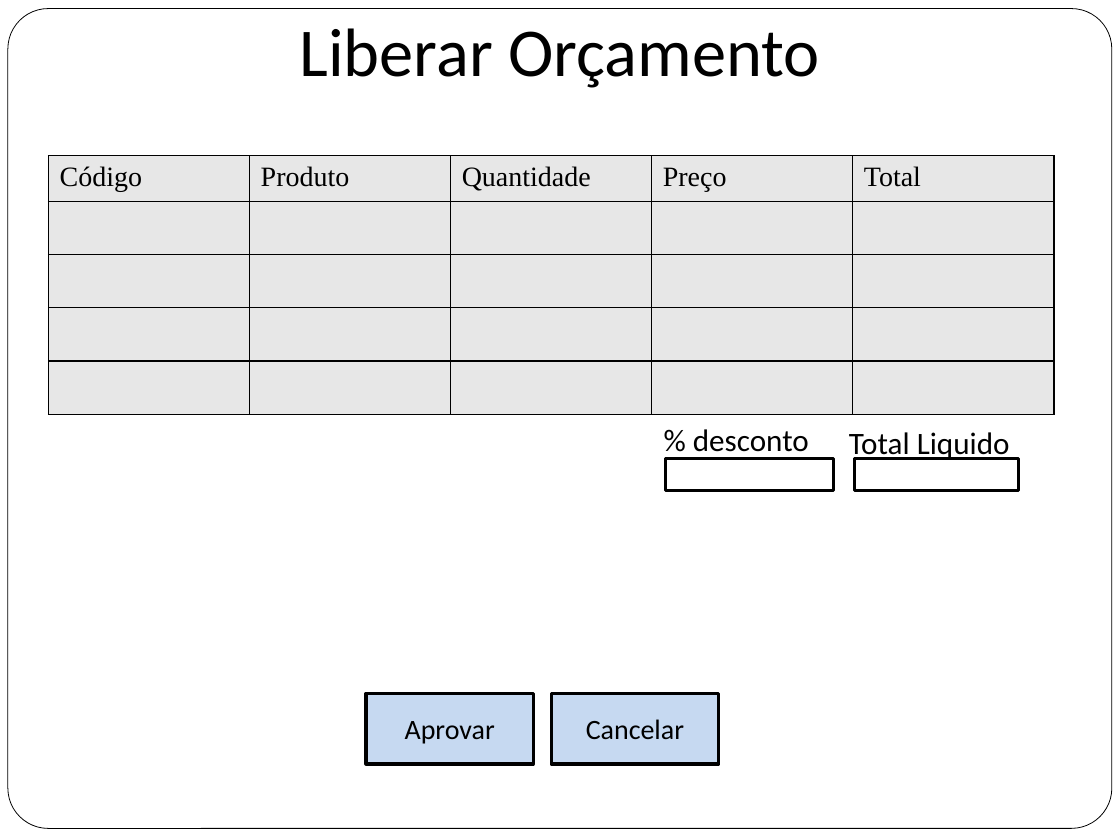
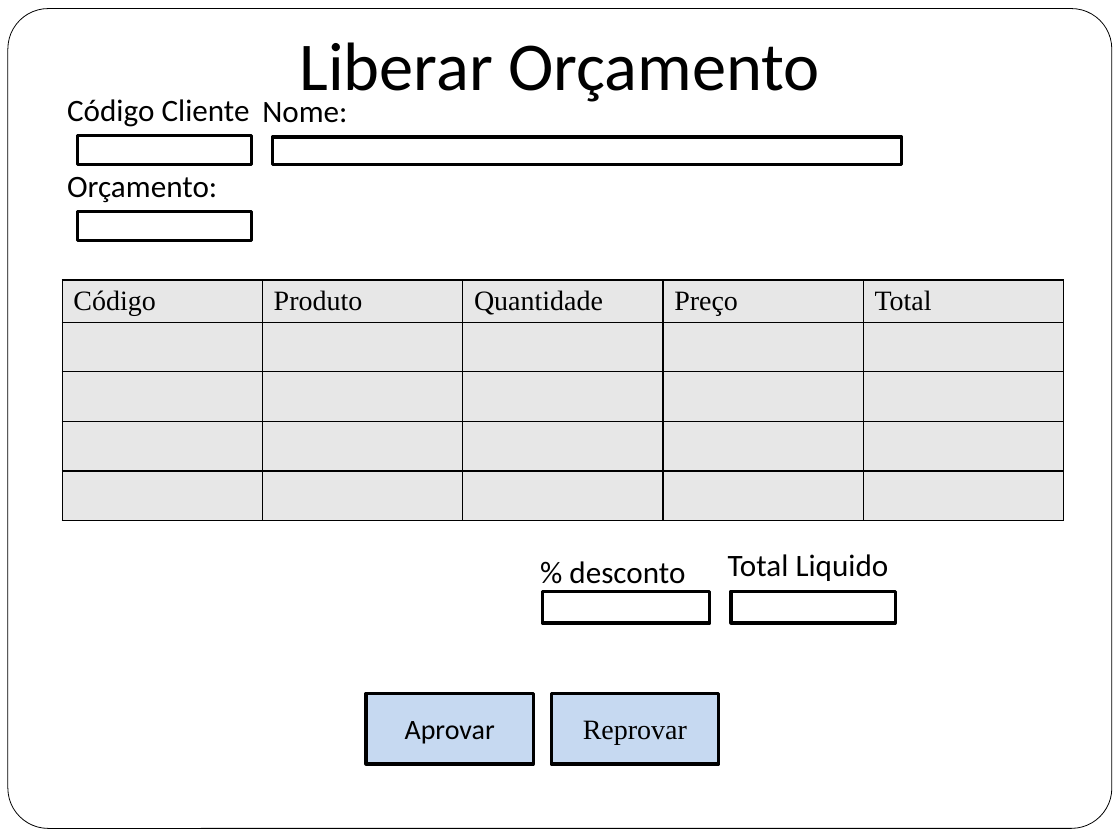
Before and after one commit to flaviochagas/PosGrupo4, a slide deck: slide 10 of Site/site/documentos/prototipos - V_3.0.pptx. Drawn at 1120x840 pixels with LibreOffice and Linux fonts; fonts in the diff are those of the drawing. Boxes give left, top, right and bottom in pixels: in the first picture for what was removed or moved away, otherwise in the second. Text is boxed around its words. In the diff, an @@ line names an element or a change of style, - is before the commit and + after.

```diff
--- a/Site/site/documentos/prototipos - V_3.0.pptx
+++ b/Site/site/documentos/prototipos - V_3.0.pptx
@@ text "Liberar Orçamento": place and size @@
-text "Liberar Orçamento" at <box>299,28,820,88</box>
+text "Liberar Orçamento" at <box>299,42,820,102</box>
@@ text added at <box>67,99,250,127</box>, 20 pt, text #000000 @@
+Código Cliente
@@ text added at <box>262,102,347,123</box>, 20 pt, text #000000 @@
+Nome:
@@ rectangle added at <box>77,136,252,164</box>, fill #FFFFFF, outline #000000 2.01 pt @@
@@ rectangle added at <box>272,137,902,164</box>, fill #FFFFFF, outline #000000 2.01 pt @@
@@ text added at <box>67,177,217,203</box>, 20 pt, text #000000 @@
+Orçamento:
@@ rectangle added at <box>77,212,252,240</box>, fill #FFFFFF, outline #000000 2.01 pt @@
@@ table: place and size @@
-table at <box>48,156,1056,414</box>
+table at <box>63,280,1065,523</box>
@@ text "Total Liquido": place and size @@
-text "Total Liquido" at <box>849,432,1010,462</box>
+text "Total Liquido" at <box>728,554,889,581</box>
@@ 2 rectangles, 1 text: place and size @@
-2 rectangles, 1 text at <box>665,429,1019,491</box>
+2 rectangles, 1 text at <box>542,561,896,624</box>
@@ text in rectangle at <box>583,720,687,745</box>: text changed; font Calibri to Times New Roman @@
-Cancelar
+Reprovar
```
Also in this commit, not shown: 3 other files.
